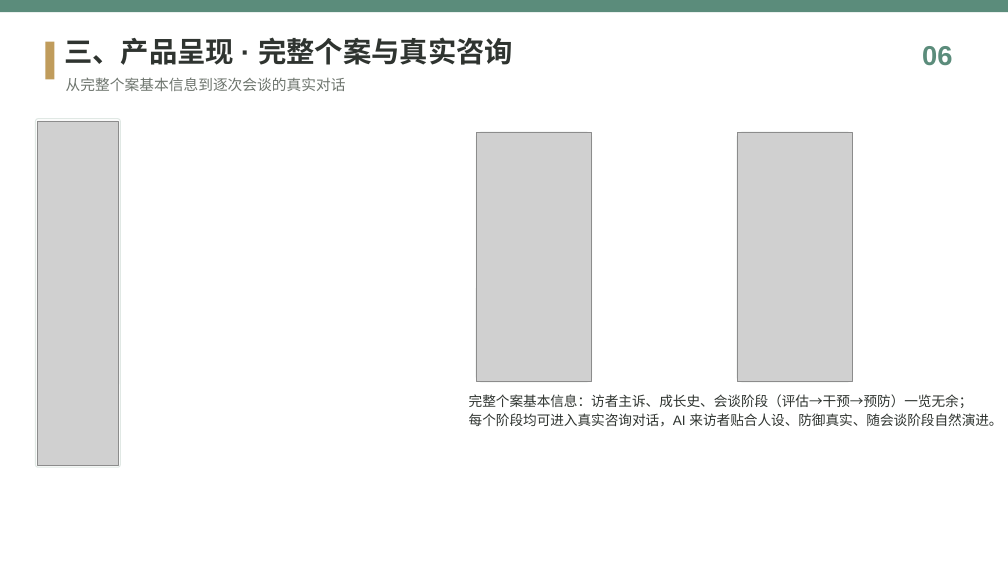
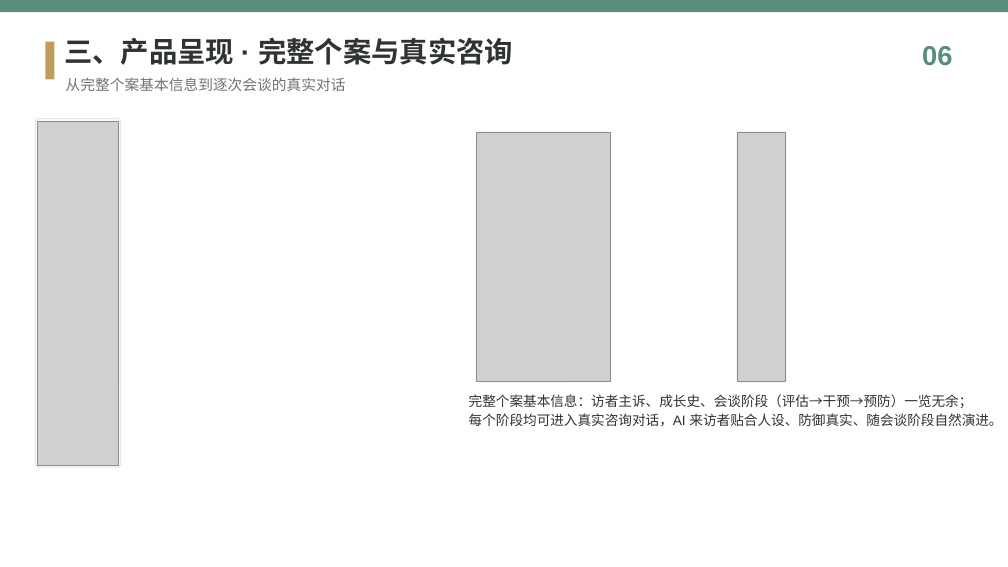
Before and after one commit to 7xlnn/-1, a slide deck: slide 6 of assets/知愈心理_产品介绍.pptx. Drawn at 1008x567 pixels with LibreOffice and Linux fonts; fonts in the diff are those of the drawing; grey boxes stand for pictures. Boxes give left, top, right and bottom in pixels: in the first picture for what was removed or moved away, otherwise in the second. Text is boxed around its words. In the diff, an @@ line names an element or a change of style, - is before the commit and + after.

```diff
--- a/assets/知愈心理_产品介绍.pptx
+++ b/assets/知愈心理_产品介绍.pptx
@@ picture: place and size @@
-picture at (476, 132, 591, 382)
+picture at (476, 132, 610, 382)
@@ rounded rectangle: place and size @@
-rounded rectangle at (476, 132, 591, 382)
+rounded rectangle at (476, 132, 610, 382)
@@ rounded rectangle: place and size @@
-rounded rectangle at (737, 132, 852, 382)
+rounded rectangle at (737, 132, 786, 382)
@@ picture: place and size @@
-picture at (737, 132, 852, 382)
+picture at (737, 132, 786, 382)
```
Also in this commit, not shown: 5 other slides changed, 14 other files.
